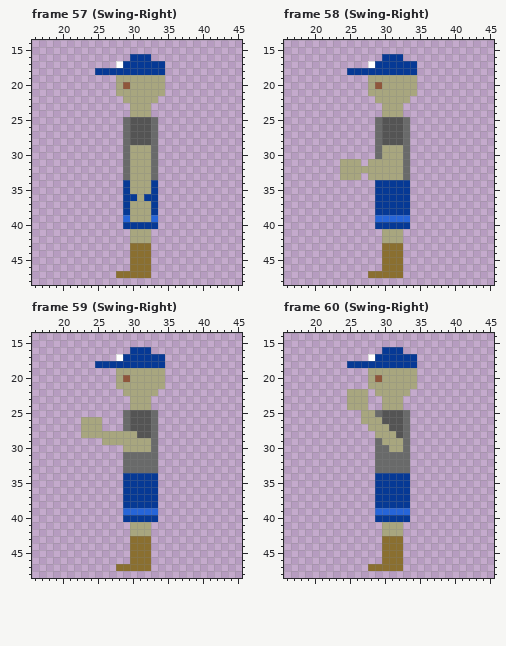
Two versions of one pixel-art file, characters.aseprite. The picture above was drawn from the file before the commit.
64x64 pixels, 74 frames. Shown: frame 57 (Swing-Right): x 16..45, y 14..48; frame 58 (Swing-Right): x 16..45, y 14..48; frame 59 (Swing-Right): x 16..45, y 14..48; frame 60 (Swing-Right): x 16..45, y 14..48. The commit also changed other frames, which this record leaves out.
After the commit:
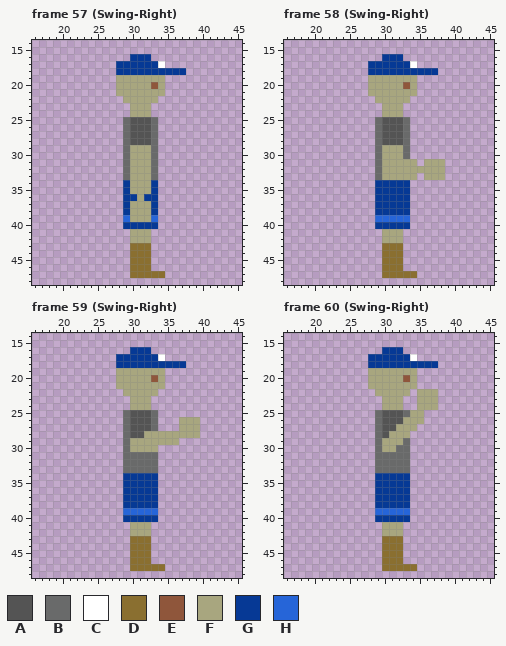
Palette (. is transparent): A #545454  B #696a6a  C #ffffff  D #8a6f30  E #8f563b  F #a8a67f  G #063995  H #2665d8
Author's note on the commit: Re-imported the player to generate updated animations
Change:
Changed rows in their new state; - is an unchanged pixel.
Frame 57 (Swing-Right), layers "player/player_head", "player/player_legs":
first column x 25:
17 ---G-----C---
18 ...-------GGG
20 ----F---E----
first column x 28:
47 ..---DD
Frame 58 (Swing-Right), layers "player/player_head", "player/player_arms", "player/player_legs":
first column x 25:
17 ---G-----C---
18 ...-------GGG
20 ----F---E----
first column x 24:
31 ...-.B---FF-FFF
32 .....B---FFFFFF
33 ...-.B---FF-FFF
first column x 28:
47 ..---DD
Frame 59 (Swing-Right), layers "player/player_head", "player/player_arms", "player/player_legs":
first column x 25:
17 ---G-----C---
18 ...-------GGG
20 ----F---E----
first column x 23:
26 ...-----------FFF
27 ...-----------FFF
28 ......BA-FFFFFFFF
29 ---...B---FFFF---
30 ------B---F------
first column x 28:
47 ..---DD
Frame 60 (Swing-Right), layers "player/player_head", "player/player_arms", "player/player_legs":
first column x 25:
17 ---G-----C---
18 ...-------GGG
20 ----F---E----
22 ...-------FFF
23 ...-------FFF
24 ...-------FFF
25 --..-----FF--
26 --..B---FFF--
27 ---.BA-FFF---
28 ----BA-FF----
30 -----F-B-----
first column x 28:
47 ..---DD
